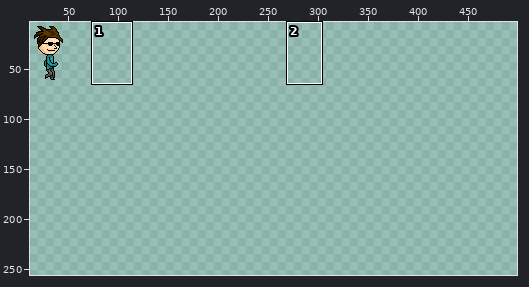
Two states of a sprite sheet, Assets/Graphics/test/character.png. Above: a wide view before the commit, with the close-up outlined.
Close-up. Before the commit:
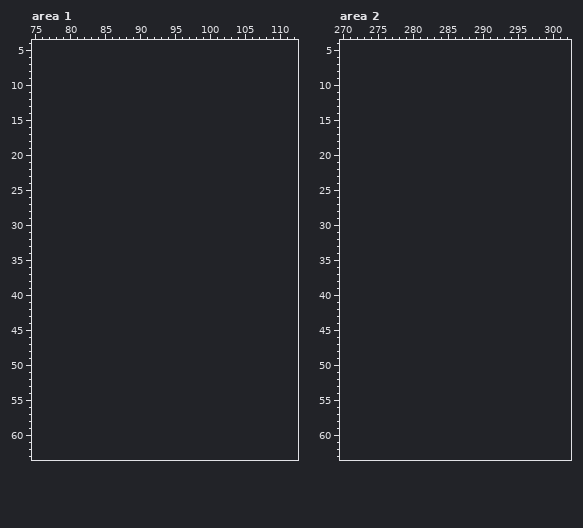
The file is 54x54 pixels. Shown: area 1: x 75..112, y 4..63; area 2: x 270..302, y 4..63. The old version is drawn lined up with the new one, on the new canvas. The wide view leaves out empty margins. The commit also changed other parts of the picture, which this record leaves out.
Palette (. is transparent): 
The same view after the edit:
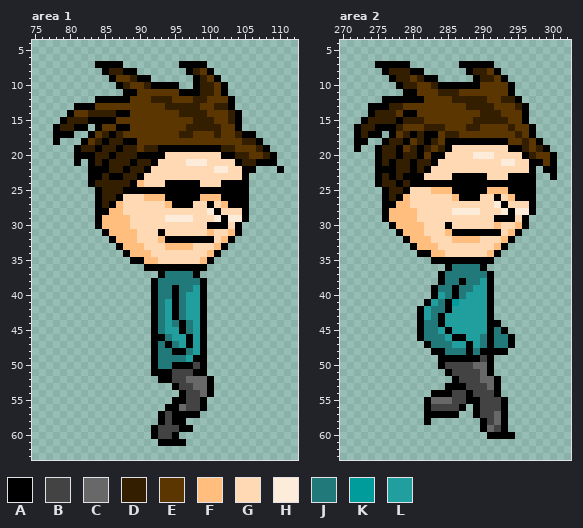
Colours new in this view: A #000000  B #434343  C #686868  D #331e00  E #5b3600  F #ffbe7e  G #fed9b4  H #feecda  J #227979  K #009c9c  L #219e9e
Difference:
canvas 54x54 -> 512x256, the old top-left corner now at 4,7
Changed rows in their new state; - is an unchanged pixel.
Area 1:
first column x 78:
 7 ------AAAA--------AAAA-----------
 8 -------ADDAA-------ADEA----------
 9 --------AEEDAA------ADEA---------
10 ---------ADEEDAAAA--ADDEA--------
11 ----------AAEEEEEEAAADDEA--------
12 ------AAAAAEEEDDDEEEDDEEEA-------
13 ---AAAEEEEEEEEEEDDDDDEEDDA-------
14 --AEEDDDDAAEEEEEEEDDDDEEEDA------
15 -ADDDAAAAEEEEEEEEEEEDDDEEDA------
16 ADDAA-AEEAAEEEEEEEEDDDDDEEA------
17 AAA--AEDADEEEEEEEEDDEEEDEEDAA----
18 A---AEDADDAAEEEEEEEEEEEEEEEDDA---
19 ---ADDADDADDEDDAAAAAAAAADDEEEDA--
20 ---AAADDADDDAAAAGGGGGGGGAADDEEDA-
21 ---A-ADADDDADDAGGGGHHHGGGGADDAAA-
22 -----AAADDADDAGGGGGGGGGHHGGAA---A
23 -----AADAADDAGGGGGGGGGGGGGGA-----
24 -----ADDDDDAFGGGAAAAAGGGAAAA-----
25 ------ADDDAAAAAAAAAAAAAAAAAA-----
26 ------ADDAGGGFFFAAAAAFFFAAAA-----
27 ------ADAFGGGGGGFAAAGGAGFAAA-----
28 ------AAFFGGGGGGGGGGGGHAGGGA-----
29 ------AFFFFGGGGGHHHHGGGHAHHA-----
30 ------AFFFFGGGGGGGGGGGAAAGA------
31 -------AFFFFGGGAGGGGGGFGGFA------
32 --------AFFFGGGFAAAAAAAGFA-------
33 ---------AFFFGGGFFFFGGGFA--------
34 ----------AFFFGGGGGGGGFA---------
35 -----------AAFFGGGGGGFA----------
36 -------------AAAAAAAAA-----------
37 ---------------AJJJJA------------
38 --------------AJJJJJJA-----------
39 --------------AJJAJJLA-----------
40 --------------AJJAJLLA-----------
41 --------------AJLAJLLA-----------
42 --------------AJLAJLLA-----------
43 --------------AJLAJLLA-----------
44 --------------AJLJAJLA-----------
45 --------------AJLLAJLA-----------
46 --------------AAJLLALA-----------
47 --------------AJAJLALA-----------
48 --------------AJJAAJLA-----------
49 --------------AJJJJLAA-----------
50 --------------AJJAAABA-----------
51 --------------AAABBBAA-----------
52 ---------------AABBCCCA----------
53 -----------------ABBCCA----------
54 ------------------ABBCA----------
55 -----------------AABBA-----------
56 ----------------AACBBA-----------
57 ---------------ABAAAA------------
58 ---------------ABAA--------------
59 --------------ABBBAA-------------
60 --------------ABBA---------------
61 ---------------AAAA--------------
Area 2:
first column x 272:
 7 ---AAAAA-------AAAAA---------
 8 ----ADDDAA------ADDEA--------
 9 -----ADDEDAA-----ADDEA-------
10 ------ADDEEDAAAAAAEEEEA------
11 -------AAEEEDDDEEEEEEEA------
12 ----AAAAAAEEEEDDDDDEEDDA-----
13 --AAADDEEEEEEEEEDDDDEEEDA----
14 --ADDDEAAEEEEEEEEEDDDEEEA----
15 -ADDDDADDDEEEEEEEDDDDDEEA----
16 ADDAAADEEEDDDEEEDDEEEEDEEA---
17 ADAA-AEDADAAEDDEEEEEEEEDEA---
18 AA--ADDAEDADEAAAAAAAAAEEDEA--
19 A--ADDAEDADEDAGGGGGGGGAADEDA-
20 ---ADDADDAEAAGGGGHHHGGGGADEEA
21 ---ADADDADDAGGGGGGGGGHHGGAAEA
22 ---AAADDADAGGGGGGGGGGGGGGA-AA
23 ---ADADAAAGGGGAAAAAGGGAAAA--A
24 ---ADDADAAAAAAAAAAAAAAAAAA---
25 ----ADDAGGGFFFAAAAAFFFAAAA---
26 ----ADAFGGGGGGFAAAGGAGFAAA---
27 ----AAFFGGGGGGGGGGGGHAGGGA---
28 ----AFFFFGGGGGHHHHGGGHAHHA---
29 ----AFFFFGGGGGGGGGGGAAAGA----
30 -----AFFFFGGGAGGGGGGFGGFA----
31 ------AFFFGGGFAAAAAAAGFA-----
32 -------AFFFGGGFFFFGGGFA------
33 --------AFFFGGGGGGGGFA-------
34 ---------AAFFGGGGGGFA--------
35 -----------AAAAAAAAA---------
36 -------------AJJJJA----------
37 ------------AJJJJJJA---------
38 ------------AJJAJJLA---------
39 -----------AJJAJJLLA---------
40 -----------ALJAJLLLA---------
41 ----------ALJAKLLLLA---------
42 ---------ALJJALLLLLA---------
43 ---------ALJALLLLLLA---------
44 ---------AJJALLLLLLAA--------
45 ---------AJJLALLLLLAJA-------
46 ---------AJJJLAALLJAJJA------
47 ----------AJJJLLALJAJJA------
48 -----------AAJJJAJAAAA-------
49 ------------AAAAAABA---------
50 ------------ABBBBCCA---------
51 -------------ABBBBCA---------
52 --------------ABBBCCA--------
53 -------------AAABBBCA--------
54 -----------AAABBABBBA--------
55 ----------ACCCBBAABBBA-------
56 ----------ABBBBA-ABBBA-------
57 ----------AAAAA--ABBCA-------
58 ----------A-------ABCA-------
59 ------------------ACBA-------
60 -------------------AAAA------
Where, in picture pixels (left, top, right, bottom), the same in both close-ups:
added: (53, 61, 284, 446)
added: (354, 61, 557, 439)
